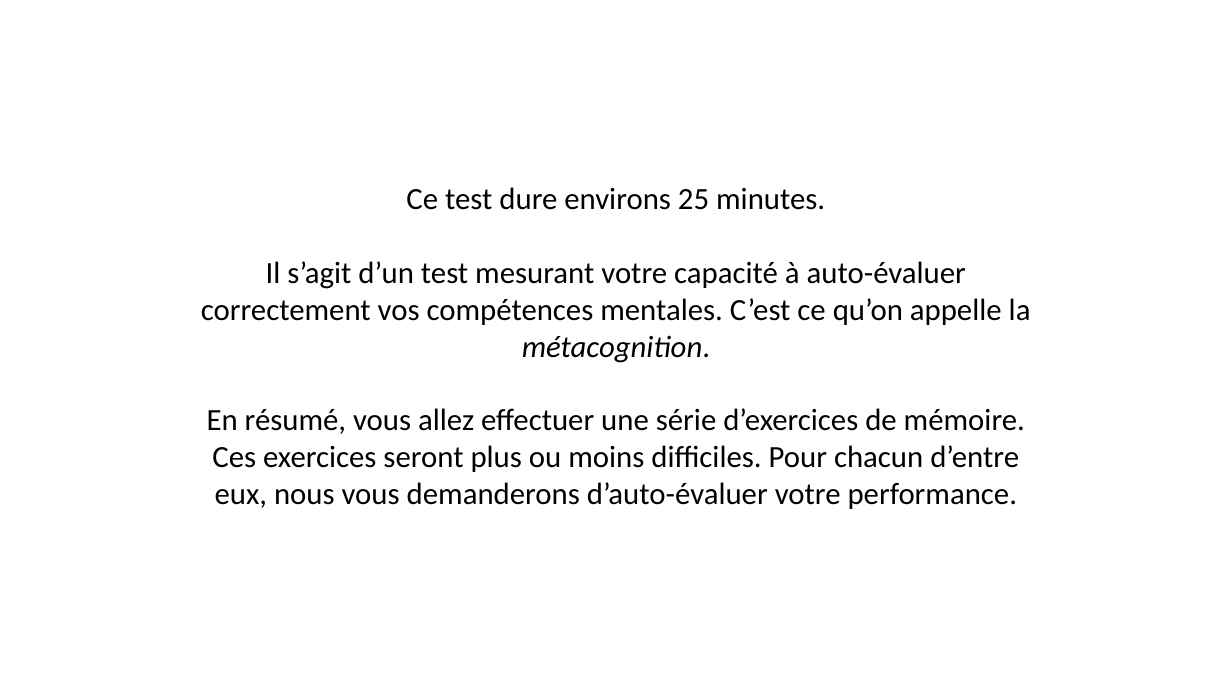
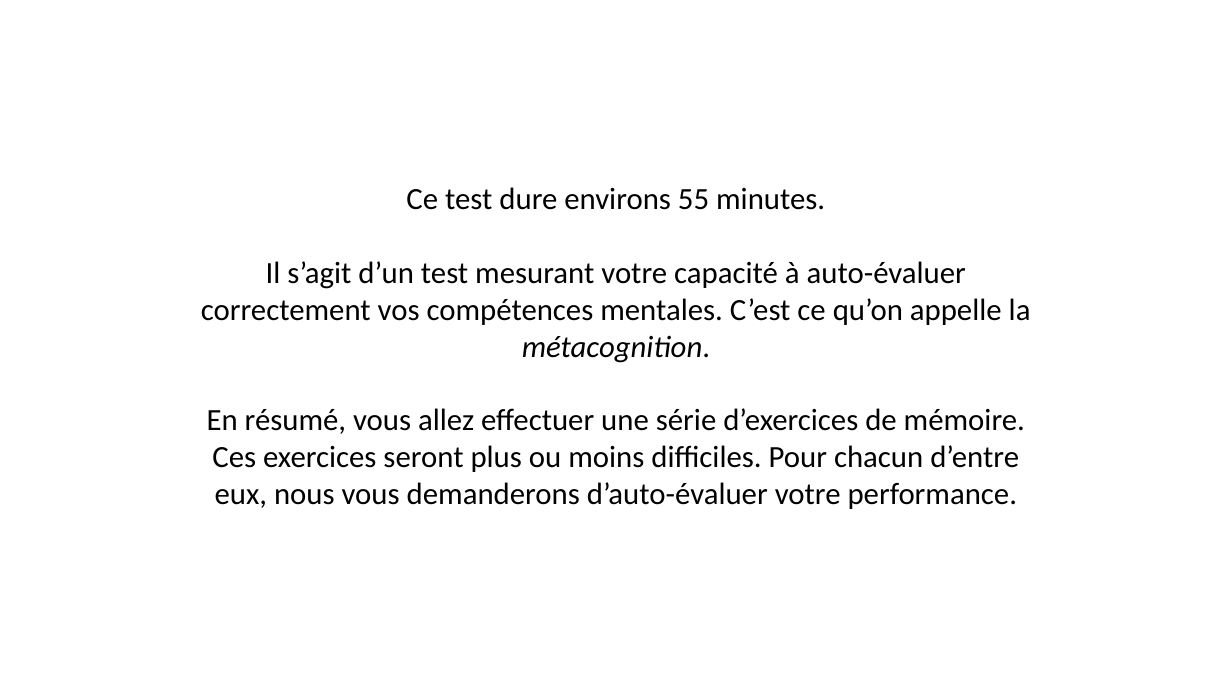
Before and after one commit to MBB-team/Online_Testing, a slide deck: slide 2 of src/SE_glioma/Stimuli/Instructions_new_patient.pptx. Drawn at 1232x693 pixels with LibreOffice and Linux fonts; fonts in the diff are those of the drawing. Boxes give left, top, right and bottom in pixels: in the first picture for what was removed or moved away, otherwise in the second. Text is boxed around its words. In the diff, an @@ line names an element or a change of style, - is before the commit and + after.

```diff
--- a/src/SE_glioma/Stimuli/Instructions_new_patient.pptx
+++ b/src/SE_glioma/Stimuli/Instructions_new_patient.pptx
@@ text at (406, 187, 825, 210): text changed @@
-Ce test dure environs 25 minutes.
+Ce test dure environs 55 minutes.
```
Also in this commit, not shown: 6 other slides changed, 1 slide removed, 34 other files.
